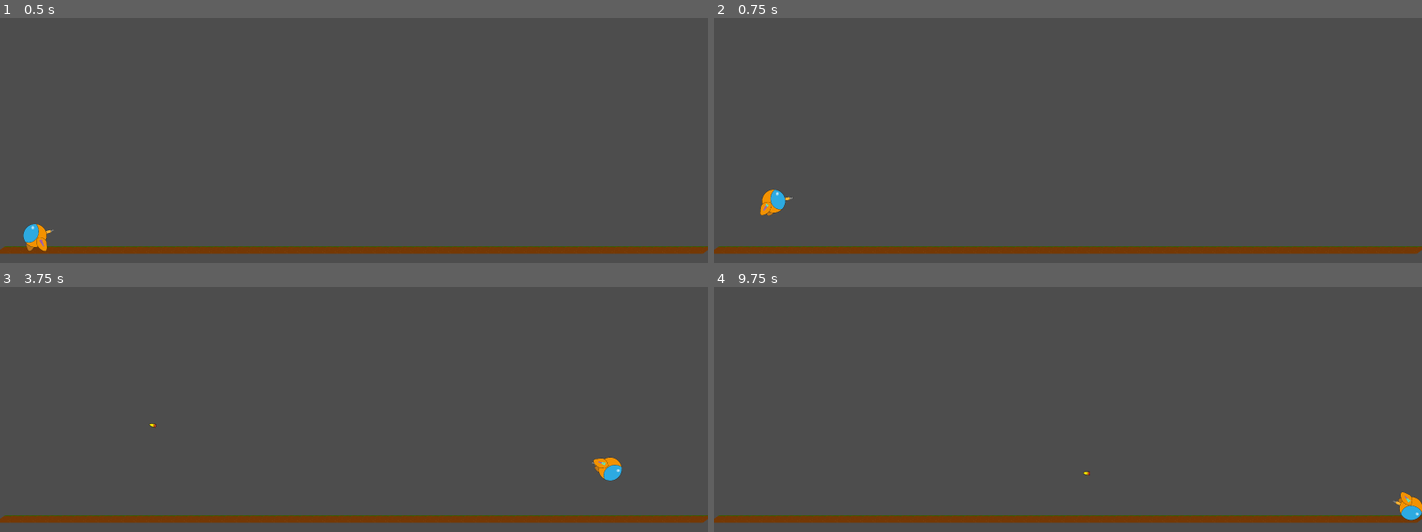
Above: before the commit, frames 1-4 (two rows, left to right).
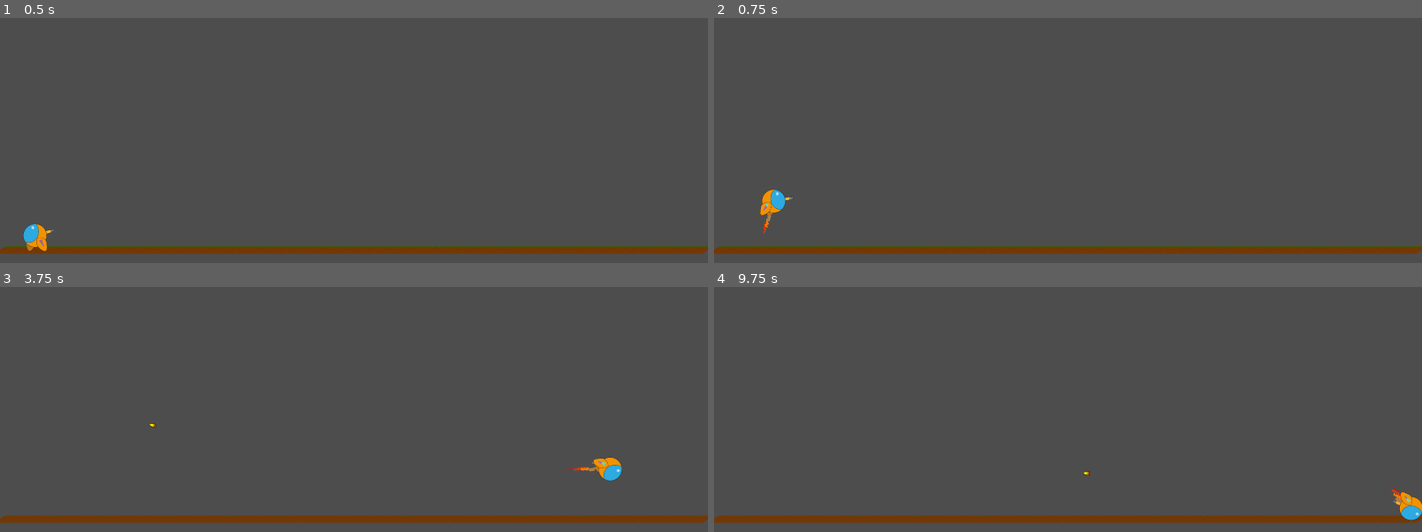
Above: after the commit, the same moments.

Repository: Jeremiejade/rose
Game: Godot game, scene res://scenes/Level/level.tscn
Same seed, same stepped clock (60 frames per second), same inputs: the game is played once before the commit and once after it. This scene is started directly instead of the project's main scene.
Inputs (mouse positions are in pixels of both pictures, inside the frame that each line leads up to):
- Up to frame 1 (0.5 s): no input
- Up to frame 2 (0.75 s): move the mouse to (1223, 128) at 0.52 s; hold D (move_right) from 0.53 s (still down); hold Space (jump) from 0.53 s (still down)
- Up to frame 3 (3.75 s): move the mouse to (212, 424) at 1.27 s; release Space (jump) at 1.28 s; click (212, 424) at 1.35 s; tap Space (jump) at 1.52, 1.55, 1.82, 3.02, 3.05, 3.32 s; move the mouse to (424, 348) at 2.02 s; release D (move_right) at 2.03 s; hold A (move_left) 2.03-2.78 s; hold Space (jump) 2.03-2.78 s; move the mouse to (318, 468) at 2.77 s; hold D (move_right) from 2.78 s (still down); click (318, 468) at 2.85 s; move the mouse to (566, 453) at 3.52 s; hold Space (jump) from 3.53 s (still down)
- Up to frame 4 (9.75 s): move the mouse to (855, 367) at 4.27 s; release D (move_right) at 4.28 s; release Space (jump) at 4.28 s; hold A (move_left) 4.28-5.03 s; click (855, 367) at 4.35 s; tap Space (jump) at 4.52, 4.55, 4.82, 6.02, 6.05, 6.32, 7.52, 7.55, 7.82, 9.02, 9.05, 9.32 s; move the mouse to (1103, 411) at 5.02 s; hold D (move_right) 5.03-5.78 s; hold Space (jump) 5.03-5.78 s; move the mouse to (961, 340) at 5.77 s; hold A (move_left) 5.78-7.28 s; click (961, 340) at 5.85 s; move the mouse to (1223, 397) at 6.52 s; hold Space (jump) 6.53-7.28 s; move the mouse to (926, 424) at 7.27 s; hold D (move_right) 7.28-9.53 s; click (926, 424) at 7.35 s; move the mouse to (1138, 348) at 8.02 s; hold Space (jump) 8.03-8.78 s; move the mouse to (1032, 468) at 8.77 s; click (1032, 468) at 8.85 s; move the mouse to (1280, 453) at 9.52 s; hold A (move_left) from 9.53 s (still down); hold Space (jump) from 9.53 s (still down)

Frame 1 is identical in both runs. In frame 2, less than 0.1% of the frame differs, in the area x 6-9%, y 80-89%; in frame 3, less than 0.1%; in frame 4, less than 0.1%, in the area x 95-98%, y 80-89%.

Commit message:
try to fix power fuel

Diff:
--- a/scenes/NewPlayer/new_player.gd
+++ b/scenes/NewPlayer/new_player.gd
@@ -40,6 +40,8 @@
 	if direction != 0:
 		rotate(direction * delta)
 	if Input.is_action_pressed("jump") and curentJumpFuel > 0:
+		$sprites/PowerFuel.start = true
+		print($sprites/PowerFuel.start)
 		var v = Vector2(0,JUMP_VELOCITY).rotated(rotation)
 		curentJumpFuel -= 500 * delta
 		velocity += v * delta * 3.5
--- a/scenes/NewPlayer/new_player.tscn
+++ b/scenes/NewPlayer/new_player.tscn
@@ -7,6 +7,7 @@
 [ext_resource type="PackedScene" uid="uid://13ap584344ym" path="res://scenes/BulletGun/gun.tscn" id="4_jf0ni"]
 [ext_resource type="Texture2D" uid="uid://cvsjtlobgen1m" path="res://assets/newPlayer/body.png" id="5_pqvt8"]
 [ext_resource type="Texture2D" uid="uid://4jmc02h0rhj5" path="res://assets/newPlayer/front_leg.png" id="6_7wfrq"]
+[ext_resource type="PackedScene" uid="uid://ldk11y02bjpx" path="res://scenes/NewPlayer/power_fuel.tscn" id="7_d3wdy"]
 [ext_resource type="Texture2D" uid="uid://bovydj48g55ro" path="res://assets/newPlayer/fuel-gauge.png" id="8_i1n5h"]
 
 [sub_resource type="CapsuleShape2D" id="CapsuleShape2D_3864k"]
@@ -257,6 +258,9 @@
 position = Vector2(0, -10)
 texture = ExtResource("4_30chd")
 offset = Vector2(33, 0)
+
+[node name="PowerFuel" parent="sprites" instance=ExtResource("7_d3wdy")]
+position = Vector2(0, 47)
 
 [node name="Body" type="Sprite2D" parent="sprites"]
 position = Vector2(0, -10)
--- /dev/null
+++ b/scenes/NewPlayer/power_fuel.gd
@@ -0,0 +1,7 @@
+extends Node2D
+
+var start = false
+func _process(delta: float) -> void:
+	if start:
+		$CPUParticles2D.emitting = true;
+		start = false
--- /dev/null
+++ b/scenes/NewPlayer/power_fuel.tscn
@@ -0,0 +1,32 @@
+[gd_scene load_steps=4 format=3 uid="uid://ldk11y02bjpx"]
+
+[ext_resource type="Script" uid="uid://flv8rilgysfe" path="res://scenes/NewPlayer/power_fuel.gd" id="1_570iq"]
+
+[sub_resource type="Curve" id="Curve_pam86"]
+_data = [Vector2(0, 1), 0.0, 0.0, 0, 0, Vector2(0.482569, 0.554613), -1.77637, -1.77637, 0, 0, Vector2(0.99633, 0), 0.0, 0.0, 0, 0]
+point_count = 3
+
+[sub_resource type="Gradient" id="Gradient_570iq"]
+offsets = PackedFloat32Array(0.0115607, 0.111285, 0.189655, 0.633911, 1)
+colors = PackedColorArray(0, 0, 1, 0, 0, 0, 1, 1, 0.956863, 0.698039, 0, 1, 0.972549, 0.00392157, 0, 1, 0.976471, 0.129412, 0.12549, 0)
+
+[node name="PowerFuel" type="Node2D"]
+script = ExtResource("1_570iq")
+
+[node name="CPUParticles2D" type="CPUParticles2D" parent="."]
+emitting = false
+amount = 300
+lifetime = 0.1
+one_shot = true
+emission_shape = 1
+emission_sphere_radius = 6.42
+direction = Vector2(0, 1)
+spread = 0.0
+gravity = Vector2(0, 0)
+initial_velocity_min = 116.62
+initial_velocity_max = 982.51
+linear_accel_max = 31.1
+scale_amount_min = 2.0
+scale_amount_max = 5.0
+scale_amount_curve = SubResource("Curve_pam86")
+color_ramp = SubResource("Gradient_570iq")
Not shown: 1 places in scenes/NewPlayer/new_player.tscn that only renumber resources
Not shown, added: scenes/NewPlayer/power_fuel.gd.uid
